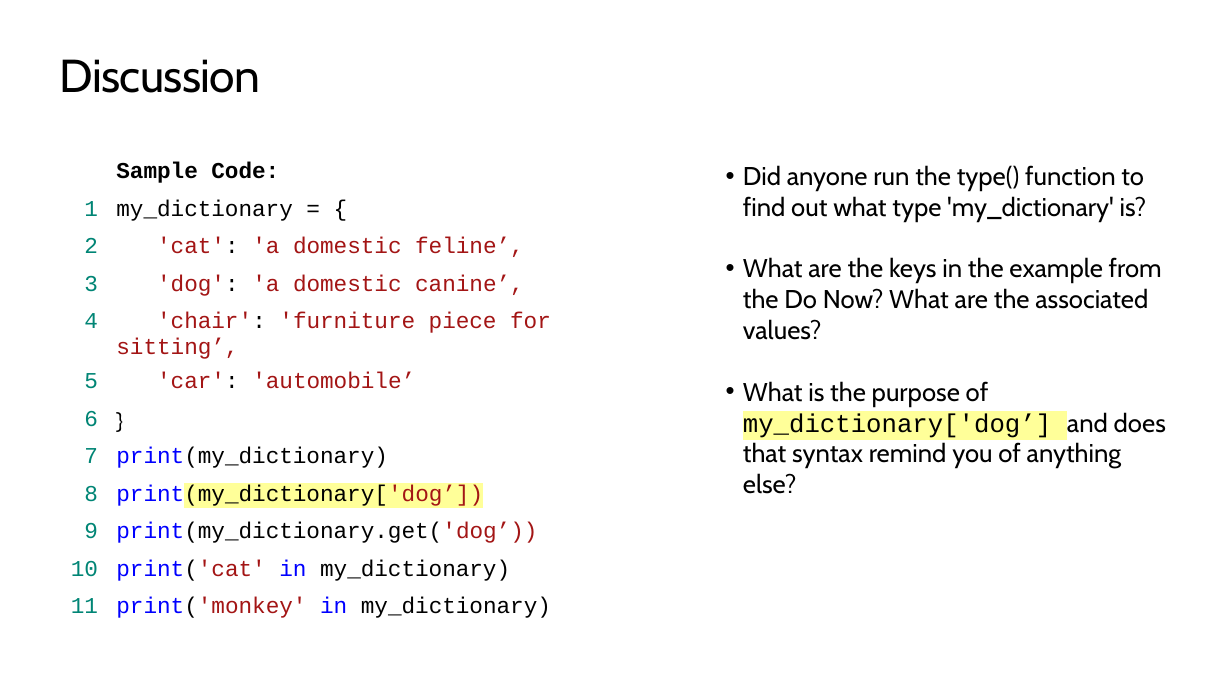
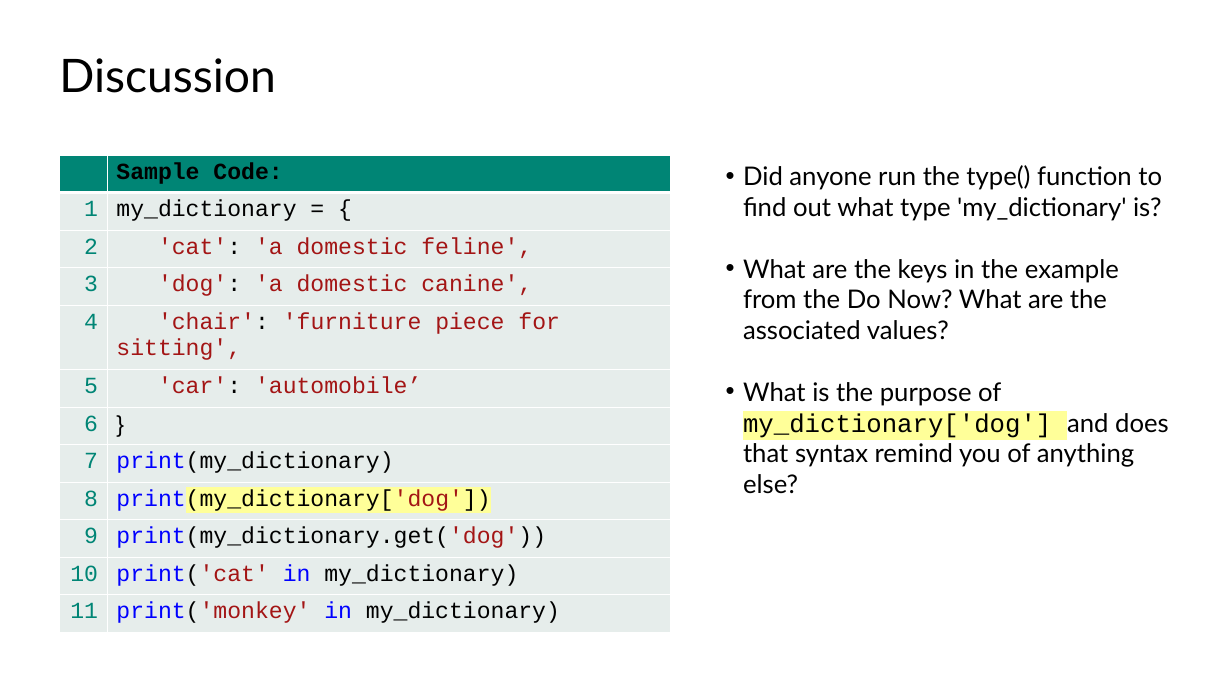
Before and after one commit to TEALSK12/2nd-semester-introduction-to-computer-science, a slide deck: slide 6 of units/6_unit/slidedecks/Intro Python 6.01 TEALS.pptx. Drawn at 1232x693 pixels with LibreOffice and Linux fonts; fonts in the diff are those of the drawing; background and template pictures are left out. Boxes give left, top, right and bottom in pixels: in the first picture for what was removed or moved away, otherwise in the second. Text is boxed around its words. In the diff, an @@ line names an element or a change of style, - is before the commit and + after.

```diff
--- a/units/6_unit/slidedecks/Intro Python 6.01 TEALS.pptx
+++ b/units/6_unit/slidedecks/Intro Python 6.01 TEALS.pptx
@@ title "Discussion" at bbox=[59, 58, 275, 93]: font Cabin to Lato, letter spacing -0.5 to 0 pt @@
@@ table at bbox=[59, 155, 670, 627] @@
-row 3, column 2: 'cat': 'a domestic feline’,
+row 3, column 2: 'cat': 'a domestic feline',
-row 4, column 2: 'dog': 'a domestic canine’,
+row 4, column 2: 'dog': 'a domestic canine',
-row 5, column 2: 'chair': 'furniture piece for sitting’,
+row 5, column 2: 'chair': 'furniture piece for sitting',
-row 9, column 2: print(my_dictionary['dog’])
+row 9, column 2: print(my_dictionary['dog'])
-row 10, column 2: print(my_dictionary.get('dog’))
+row 10, column 2: print(my_dictionary.get('dog'))
@@ fill none to #008575 in row 1 @@
@@ fill none to #E6EDEB in 22 cells @@
@@ size 17.6 to 18 pt in "Sample Code:", "1", "my_dictionary = {", "2" and 14 more places @@
@@ font Cabin to Arial in "}" @@
@@ text at bbox=[743, 165, 1162, 340]: font Cabin to Lato in "Did anyone run the type() function to ...", "What are the keys in the example ..." @@
@@ text at bbox=[743, 382, 1169, 494]: text changed; font Cabin to Lato @@
-• What is the purpose of my_dictionary['dog’] and does that syntax remind you of anything else?
+• What is the purpose of my_dictionary['dog'] and does that syntax remind you of anything else?
```
Also in this commit, not shown: 9 other slides changed, 21 other files.
